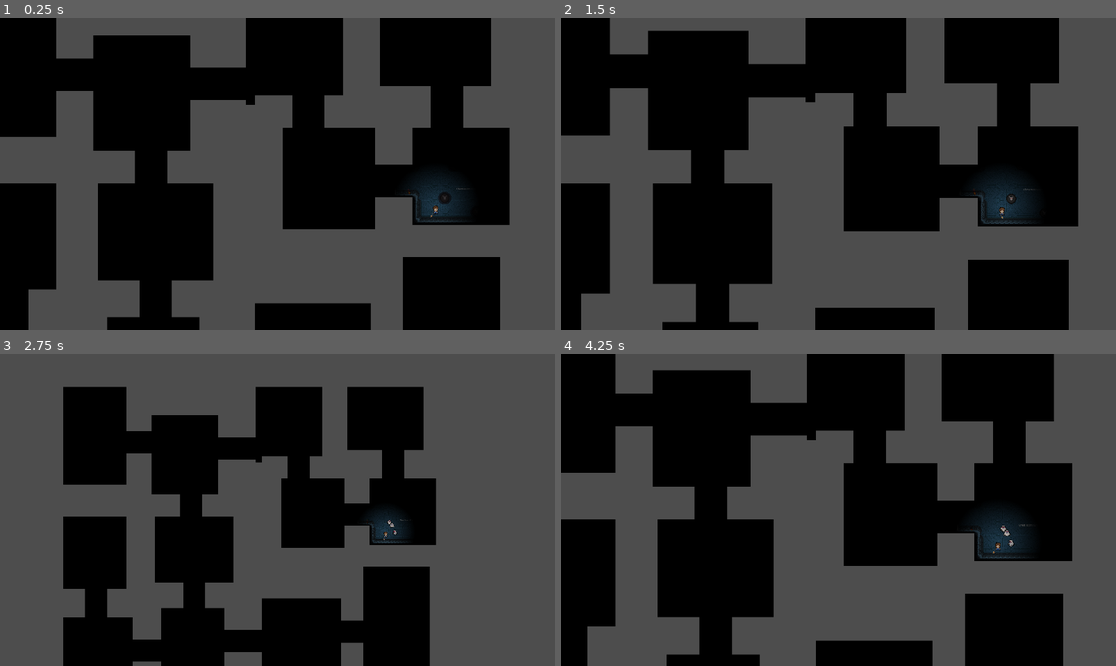
Above: before the commit, frames 1-4 (two rows, left to right).
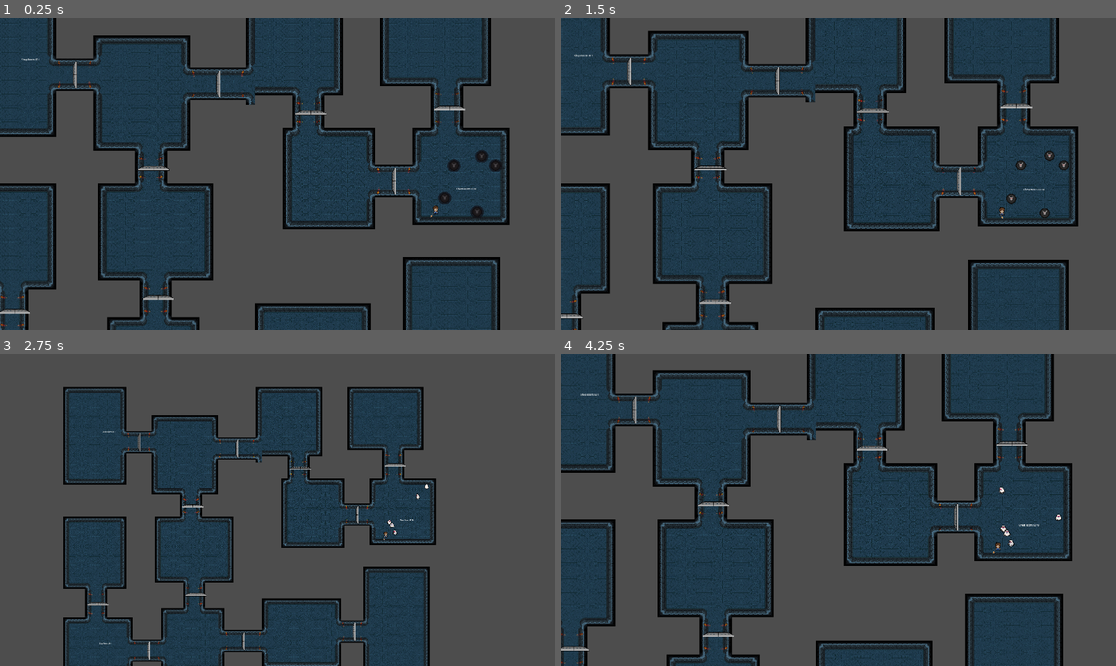
Above: after the commit, the same moments.

Repository: IssGhost/NightSpawn
Game: Godot game, scene res://tile_map.tscn
Same seed, same stepped clock (60 frames per second), same inputs: the game is played once before the commit and once after it.
Inputs:
- Up to frame 1 (0.25 s): no input
- Up to frame 2 (1.5 s): tap Enter at 0.5 s; hold Right (ui_right) 0.53-1.28 s; hold X (attack) 0.53-1.28 s; hold Down (ui_down) from 1.28 s (still down); tap 9 at 1.35 s
- Up to frame 3 (2.75 s): release Down (ui_down) at 2.03 s; hold Right (ui_right) from 2.03 s (still down); hold 0 from 2.03 s (still down)
- Up to frame 4 (4.25 s): release Right (ui_right) at 2.78 s; release 0 at 2.78 s; hold Up (ui_up) 2.78-3.53 s; tap X (attack) at 2.85 s; hold Left (ui_left) from 3.53 s (still down); hold 9 from 3.53 s (still down)

The runs differ from the first frame. In frame 1, 47% of the frame differs, in the area x 0-92%, y 0-100%; in frame 2, 47%; in frame 3, 34%; in frame 4, 47%.

Commit message:
door animation solution

Diff:
--- a/softwareproject/fire_ball.tscn
+++ b/softwareproject/fire_ball.tscn
@@ -161,124 +161,33 @@
 "values": [36, 37, 38, 39]
 }
 
-[sub_resource type="Animation" id="Animation_n6g2e"]
-resource_name = "walk_down"
-length = 0.6
-loop_mode = 1
-step = 0.15
-tracks/0/type = "value"
-tracks/0/imported = false
-tracks/0/enabled = true
-tracks/0/path = NodePath("Pivot/Sprite2D:frame")
-tracks/0/interp = 1
-tracks/0/loop_wrap = true
-tracks/0/keys = {
-"times": PackedFloat32Array(0, 0.15, 0.3, 0.45),
-"transitions": PackedFloat32Array(1, 1, 1, 1),
-"update": 1,
-"values": [8, 9, 10, 11]
-}
-tracks/1/type = "value"
-tracks/1/imported = false
-tracks/1/enabled = true
-tracks/1/path = NodePath("PointLight2D:texture_scale")
-tracks/1/interp = 1
-tracks/1/loop_wrap = true
-tracks/1/keys = {
-"times": PackedFloat32Array(0, 0.142857, 0.285714, 0.428571),
-"transitions": PackedFloat32Array(1, 1, 1, 1),
-"update": 0,
-"values": [0.25, 0.3, 0.25, 0.2]
-}
-
-[sub_resource type="Animation" id="Animation_x0qug"]
-resource_name = "walk_left"
-length = 0.6
-loop_mode = 1
-step = 0.15
-tracks/0/type = "value"
-tracks/0/imported = false
-tracks/0/enabled = true
-tracks/0/path = NodePath("Pivot/Sprite2D:frame")
-tracks/0/interp = 1
-tracks/0/loop_wrap = true
-tracks/0/keys = {
-"times": PackedFloat32Array(0, 0.15, 0.3, 0.45),
-"transitions": PackedFloat32Array(1, 1, 1, 1),
-"update": 1,
-"values": [4, 5, 6, 7]
-}
-tracks/1/type = "value"
-tracks/1/imported = false
-tracks/1/enabled = true
-tracks/1/path = NodePath("PointLight2D:texture_scale")
-tracks/1/interp = 1
-tracks/1/loop_wrap = true
-tracks/1/keys = {
-"times": PackedFloat32Array(0, 0.142857, 0.285714, 0.428571),
-"transitions": PackedFloat32Array(1, 1, 1, 1),
-"update": 0,
-"values": [0.25, 0.3, 0.25, 0.2]
-}
-
-[sub_resource type="Animation" id="Animation_x6k4l"]
-resource_name = "walk_right"
-length = 0.6
-loop_mode = 1
-step = 0.15
-tracks/0/type = "value"
-tracks/0/imported = false
-tracks/0/enabled = true
-tracks/0/path = NodePath("Pivot/Sprite2D:frame")
-tracks/0/interp = 1
-tracks/0/loop_wrap = true
-tracks/0/keys = {
-"times": PackedFloat32Array(0, 0.142857, 0.285714, 0.428571),
-"transitions": PackedFloat32Array(1, 1, 1, 1),
-"update": 1,
-"values": [0, 1, 2, 3]
-}
-tracks/1/type = "value"
-tracks/1/imported = false
-tracks/1/enabled = true
-tracks/1/path = NodePath("PointLight2D:texture_scale")
-tracks/1/interp = 1
-tracks/1/loop_wrap = true
-tracks/1/keys = {
-"times": PackedFloat32Array(0, 0.142857, 0.285714, 0.428571),
-"transitions": PackedFloat32Array(1, 1, 1, 1),
-"update": 0,
-"values": [0.25, 0.3, 0.25, 0.2]
-}
-
-[sub_resource type="Animation" id="Animation_loy4r"]
-resource_name = "walk_up"
-length = 0.6
-loop_mode = 1
-step = 0.03
-tracks/0/type = "value"
-tracks/0/imported = false
-tracks/0/enabled = true
-tracks/0/path = NodePath("Pivot/Sprite2D:frame")
-tracks/0/interp = 1
-tracks/0/loop_wrap = true
-tracks/0/keys = {
-"times": PackedFloat32Array(0, 0.15, 0.3, 0.428571),
-"transitions": PackedFloat32Array(1, 1, 1, 1),
-"update": 1,
-"values": [12, 13, 14, 15]
-}
-tracks/1/type = "value"
-tracks/1/imported = false
-tracks/1/enabled = true
-tracks/1/path = NodePath("PointLight2D:texture_scale")
-tracks/1/interp = 1
-tracks/1/loop_wrap = true
-tracks/1/keys = {
-"times": PackedFloat32Array(0, 0.0001, 0.0002, 0.0003, 0.0004, 0.142857, 0.142957, 0.285714, 0.428571),
-"transitions": PackedFloat32Array(1, 1, 1, 1, 1, 1, 1, 1, 1),
-"update": 0,
-"values": [0.25, 0.25, 0.25, 0.25, 0.25, 0.3, 0.234247, 0.25, 0.2]
+[sub_resource type="Animation" id="Animation_2x1qr"]
+resource_name = "hurt_down"
+length = 0.45
+step = 0.15
+tracks/0/type = "value"
+tracks/0/imported = false
+tracks/0/enabled = true
+tracks/0/path = NodePath("Pivot/Sprite2D:frame")
+tracks/0/interp = 1
+tracks/0/loop_wrap = true
+tracks/0/keys = {
+"times": PackedFloat32Array(0, 0.142857, 0.285714),
+"transitions": PackedFloat32Array(1, 1, 1),
+"update": 1,
+"values": [29, 28, 29]
+}
+tracks/1/type = "value"
+tracks/1/imported = false
+tracks/1/enabled = true
+tracks/1/path = NodePath("Pivot/Sprite2D:modulate")
+tracks/1/interp = 1
+tracks/1/loop_wrap = true
+tracks/1/keys = {
+"times": PackedFloat32Array(0, 0.142857, 0.285714),
+"transitions": PackedFloat32Array(1, 1, 1),
+"update": 0,
+"values": [Color(1, 1, 1, 1), Color(1, 0, 0, 1), Color(1, 1, 1, 1)]
 }
 
 [sub_resource type="Animation" id="Animation_jv0n0"]
@@ -368,33 +277,124 @@
 "values": [Color(1, 1, 1, 1), Color(1, 0, 0, 1), Color(1, 1, 1, 1)]
 }
 
-[sub_resource type="Animation" id="Animation_2x1qr"]
-resource_name = "hurt_down"
-length = 0.45
-step = 0.15
-tracks/0/type = "value"
-tracks/0/imported = false
-tracks/0/enabled = true
-tracks/0/path = NodePath("Pivot/Sprite2D:frame")
-tracks/0/interp = 1
-tracks/0/loop_wrap = true
-tracks/0/keys = {
-"times": PackedFloat32Array(0, 0.142857, 0.285714),
-"transitions": PackedFloat32Array(1, 1, 1),
-"update": 1,
-"values": [29, 28, 29]
-}
-tracks/1/type = "value"
-tracks/1/imported = false
-tracks/1/enabled = true
-tracks/1/path = NodePath("Pivot/Sprite2D:modulate")
-tracks/1/interp = 1
-tracks/1/loop_wrap = true
-tracks/1/keys = {
-"times": PackedFloat32Array(0, 0.142857, 0.285714),
-"transitions": PackedFloat32Array(1, 1, 1),
-"update": 0,
-"values": [Color(1, 1, 1, 1), Color(1, 0, 0, 1), Color(1, 1, 1, 1)]
+[sub_resource type="Animation" id="Animation_n6g2e"]
+resource_name = "walk_down"
+length = 0.6
+loop_mode = 1
+step = 0.15
+tracks/0/type = "value"
+tracks/0/imported = false
+tracks/0/enabled = true
+tracks/0/path = NodePath("Pivot/Sprite2D:frame")
+tracks/0/interp = 1
+tracks/0/loop_wrap = true
+tracks/0/keys = {
+"times": PackedFloat32Array(0, 0.15, 0.3, 0.45),
+"transitions": PackedFloat32Array(1, 1, 1, 1),
+"update": 1,
+"values": [8, 9, 10, 11]
+}
+tracks/1/type = "value"
+tracks/1/imported = false
+tracks/1/enabled = true
+tracks/1/path = NodePath("PointLight2D:texture_scale")
+tracks/1/interp = 1
+tracks/1/loop_wrap = true
+tracks/1/keys = {
+"times": PackedFloat32Array(0, 0.142857, 0.285714, 0.428571),
+"transitions": PackedFloat32Array(1, 1, 1, 1),
+"update": 0,
+"values": [0.25, 0.3, 0.25, 0.2]
+}
+
+[sub_resource type="Animation" id="Animation_x0qug"]
+resource_name = "walk_left"
+length = 0.6
+loop_mode = 1
+step = 0.15
+tracks/0/type = "value"
+tracks/0/imported = false
+tracks/0/enabled = true
+tracks/0/path = NodePath("Pivot/Sprite2D:frame")
+tracks/0/interp = 1
+tracks/0/loop_wrap = true
+tracks/0/keys = {
+"times": PackedFloat32Array(0, 0.15, 0.3, 0.45),
+"transitions": PackedFloat32Array(1, 1, 1, 1),
+"update": 1,
+"values": [4, 5, 6, 7]
+}
+tracks/1/type = "value"
+tracks/1/imported = false
+tracks/1/enabled = true
+tracks/1/path = NodePath("PointLight2D:texture_scale")
+tracks/1/interp = 1
+tracks/1/loop_wrap = true
+tracks/1/keys = {
+"times": PackedFloat32Array(0, 0.142857, 0.285714, 0.428571),
+"transitions": PackedFloat32Array(1, 1, 1, 1),
+"update": 0,
+"values": [0.25, 0.3, 0.25, 0.2]
+}
+
+[sub_resource type="Animation" id="Animation_x6k4l"]
+resource_name = "walk_right"
+length = 0.6
+loop_mode = 1
+step = 0.15
+tracks/0/type = "value"
+tracks/0/imported = false
+tracks/0/enabled = true
+tracks/0/path = NodePath("Pivot/Sprite2D:frame")
+tracks/0/interp = 1
+tracks/0/loop_wrap = true
+tracks/0/keys = {
+"times": PackedFloat32Array(0, 0.142857, 0.285714, 0.428571),
+"transitions": PackedFloat32Array(1, 1, 1, 1),
+"update": 1,
+"values": [0, 1, 2, 3]
+}
+tracks/1/type = "value"
+tracks/1/imported = false
+tracks/1/enabled = true
+tracks/1/path = NodePath("PointLight2D:texture_scale")
+tracks/1/interp = 1
+tracks/1/loop_wrap = true
+tracks/1/keys = {
+"times": PackedFloat32Array(0, 0.142857, 0.285714, 0.428571),
+"transitions": PackedFloat32Array(1, 1, 1, 1),
+"update": 0,
+"values": [0.25, 0.3, 0.25, 0.2]
+}
+
+[sub_resource type="Animation" id="Animation_loy4r"]
+resource_name = "walk_up"
+length = 0.6
+loop_mode = 1
+step = 0.03
+tracks/0/type = "value"
+tracks/0/imported = false
+tracks/0/enabled = true
+tracks/0/path = NodePath("Pivot/Sprite2D:frame")
+tracks/0/interp = 1
+tracks/0/loop_wrap = true
+tracks/0/keys = {
+"times": PackedFloat32Array(0, 0.15, 0.3, 0.428571),
+"transitions": PackedFloat32Array(1, 1, 1, 1),
+"update": 1,
+"values": [12, 13, 14, 15]
+}
+tracks/1/type = "value"
+tracks/1/imported = false
+tracks/1/enabled = true
+tracks/1/path = NodePath("PointLight2D:texture_scale")
+tracks/1/interp = 1
+tracks/1/loop_wrap = true
+tracks/1/keys = {
+"times": PackedFloat32Array(0, 0.0001, 0.0002, 0.0003, 0.0004, 0.142857, 0.142957, 0.285714, 0.428571),
+"transitions": PackedFloat32Array(1, 1, 1, 1, 1, 1, 1, 1, 1),
+"update": 0,
+"values": [0.25, 0.25, 0.25, 0.25, 0.25, 0.3, 0.234247, 0.25, 0.2]
 }
 
 [sub_resource type="AnimationLibrary" id="AnimationLibrary_lywi1"]
--- a/softwareproject/right_door.gd
+++ b/softwareproject/right_door.gd
@@ -1,6 +1,6 @@
 extends Node2D  # The Node2D handles door logic, Area2D handles detection
 
-@onready var animated_sprite = $Area2D/RightDoorAnimation  # Door's AnimatedSprite2D
+@onready var animated_sprite = $Area2D/AnimationPlayer  # Door's AnimatedSprite2D
 @onready var blocking_body = $StaticBody2D  # The StaticBody2D for blocking the player's movement
 @onready var sound_effect = $Area2D/AudioStreamPlayer2D
 var animation_played = false
--- a/softwareproject/right_door.tscn
+++ b/softwareproject/right_door.tscn
@@ -57,6 +57,170 @@
 "speed": 5.0
 }]
 
+[sub_resource type="Animation" id="Animation_4qtfp"]
+resource_name = "Right"
+length = 0.5
+step = 0.1
+tracks/0/type = "value"
+tracks/0/imported = false
+tracks/0/enabled = true
+tracks/0/path = NodePath("Sprite2D:frame")
+tracks/0/interp = 1
+tracks/0/loop_wrap = true
+tracks/0/keys = {
+"times": PackedFloat32Array(0, 0.1, 0.2, 0.3, 0.4),
+"transitions": PackedFloat32Array(1, 1, 1, 1, 1),
+"update": 1,
+"values": [0, 1, 2, 3, 4]
+}
+tracks/1/type = "value"
+tracks/1/imported = false
+tracks/1/enabled = true
+tracks/1/path = NodePath("AudioStreamPlayer2D:stream")
+tracks/1/interp = 1
+tracks/1/loop_wrap = true
+tracks/1/keys = {
+"times": PackedFloat32Array(0),
+"transitions": PackedFloat32Array(1),
+"update": 1,
+"values": [ExtResource("3_nm4hl")]
+}
+tracks/2/type = "value"
+tracks/2/imported = false
+tracks/2/enabled = true
+tracks/2/path = NodePath("Sprite2D/left:position")
+tracks/2/interp = 1
+tracks/2/loop_wrap = true
+tracks/2/keys = {
+"times": PackedFloat32Array(0, 0.1, 0.2, 0.3, 0.4),
+"transitions": PackedFloat32Array(1, 1, 1, 1, 1),
+"update": 0,
+"values": [Vector2(-38.5, -12), Vector2(-43.5, -12), Vector2(-45.5, -12), Vector2(-50.5, -12), Vector2(-55.5, -12)]
+}
+tracks/3/type = "value"
+tracks/3/imported = false
+tracks/3/enabled = true
+tracks/3/path = NodePath("Sprite2D/left:scale")
+tracks/3/interp = 1
+tracks/3/loop_wrap = true
+tracks/3/keys = {
+"times": PackedFloat32Array(0, 0.1, 0.2, 0.3, 0.4),
+"transitions": PackedFloat32Array(1, 1, 1, 1, 1),
+"update": 0,
+"values": [Vector2(1, 1), Vector2(0.875, 1), Vector2(0.8, 1), Vector2(0.65, 1), Vector2(0.5, 1)]
+}
+tracks/4/type = "value"
+tracks/4/imported = false
+tracks/4/enabled = true
+tracks/4/path = NodePath("Sprite2D/right:position")
+tracks/4/interp = 1
+tracks/4/loop_wrap = true
+tracks/4/keys = {
+"times": PackedFloat32Array(0, 0.1, 0.2, 0.3, 0.4),
+"transitions": PackedFloat32Array(1, 1, 1, 1, 1),
+"update": 0,
+"values": [Vector2(38.75, -12), Vector2(43.5, -12), Vector2(45.5, -12), Vector2(50.5, -12), Vector2(55.5, -12)]
+}
+tracks/5/type = "value"
+tracks/5/imported = false
+tracks/5/enabled = true
+tracks/5/path = NodePath("Sprite2D/right:scale")
+tracks/5/interp = 1
+tracks/5/loop_wrap = true
+tracks/5/keys = {
+"times": PackedFloat32Array(0, 0.1, 0.2, 0.3, 0.4),
+"transitions": PackedFloat32Array(1, 1, 1, 1, 1),
+"update": 0,
+"values": [Vector2(1, 1), Vector2(0.875, 1), Vector2(0.8, 1), Vector2(0.65, 1), Vector2(0.5, 1)]
+}
+
+[sub_resource type="Animation" id="Animation_ac2dd"]
+length = 0.001
+tracks/0/type = "value"
+tracks/0/imported = false
+tracks/0/enabled = true
+tracks/0/path = NodePath("Sprite2D:frame")
+tracks/0/interp = 1
+tracks/0/loop_wrap = true
+tracks/0/keys = {
+"times": PackedFloat32Array(0),
+"transitions": PackedFloat32Array(1),
+"update": 1,
+"values": [0]
+}
+tracks/1/type = "value"
+tracks/1/imported = false
+tracks/1/enabled = true
+tracks/1/path = NodePath("AudioStreamPlayer2D:stream")
+tracks/1/interp = 1
+tracks/1/loop_wrap = true
+tracks/1/keys = {
+"times": PackedFloat32Array(0),
+"transitions": PackedFloat32Array(1),
+"update": 1,
+"values": [ExtResource("3_nm4hl")]
+}
+tracks/2/type = "value"
+tracks/2/imported = false
+tracks/2/enabled = true
+tracks/2/path = NodePath("Sprite2D/left:position")
+tracks/2/interp = 1
+tracks/2/loop_wrap = true
+tracks/2/keys = {
+"times": PackedFloat32Array(0),
+"transitions": PackedFloat32Array(1),
+"update": 0,
+"values": [Vector2(-38.5, -12)]
+}
+tracks/3/type = "value"
+tracks/3/imported = false
+tracks/3/enabled = true
+tracks/3/path = NodePath("Sprite2D/left:scale")
+tracks/3/interp = 1
+tracks/3/loop_wrap = true
+tracks/3/keys = {
+"times": PackedFloat32Array(0),
+"transitions": PackedFloat32Array(1),
+"update": 0,
+"values": [Vector2(1, 1)]
+}
+tracks/4/type = "value"
+tracks/4/imported = false
+tracks/4/enabled = true
+tracks/4/path = NodePath("Sprite2D/right:position")
+tracks/4/interp = 1
+tracks/4/loop_wrap = true
+tracks/4/keys = {
+"times": PackedFloat32Array(0),
+"transitions": PackedFloat32Array(1),
+"update": 0,
+"values": [Vector2(38.75, -12)]
+}
+tracks/5/type = "value"
+tracks/5/imported = false
+tracks/5/enabled = true
+tracks/5/path = NodePath("Sprite2D/right:scale")
+tracks/5/interp = 1
+tracks/5/loop_wrap = true
+tracks/5/keys = {
+"times": PackedFloat32Array(0),
+"transitions": PackedFloat32Array(1),
+"update": 0,
+"values": [Vector2(1, 1)]
+}
+
+[sub_resource type="AnimationLibrary" id="AnimationLibrary_lsrob"]
+_data = {
+"RESET": SubResource("Animation_ac2dd"),
+"Right": SubResource("Animation_4qtfp")
+}
+
+[sub_resource type="RectangleShape2D" id="RectangleShape2D_ynkri"]
+size = Vector2(77, 24)
+
+[sub_resource type="RectangleShape2D" id="RectangleShape2D_rip1k"]
+size = Vector2(77.5, 24)
+
 [sub_resource type="PhysicsMaterial" id="PhysicsMaterial_npqy1"]
 
 [sub_resource type="RectangleShape2D" id="RectangleShape2D_dom0h"]
@@ -68,11 +232,13 @@
 [node name="Area2D" type="Area2D" parent="."]
 
 [node name="CollisionShape2D" type="CollisionShape2D" parent="Area2D"]
+visible = false
 position = Vector2(94, 14.5)
 scale = Vector2(1.25, 1.25)
 shape = SubResource("RectangleShape2D_kltdr")
 
 [node name="RightDoorAnimation" type="AnimatedSprite2D" parent="Area2D"]
+visible = false
 position = Vector2(92, 23)
 scale = Vector2(1.2, 1.2)
 sprite_frames = SubResource("SpriteFrames_8js2u")
@@ -81,6 +247,25 @@
 [node name="AudioStreamPlayer2D" type="AudioStreamPlayer2D" parent="Area2D"]
 stream = ExtResource("3_nm4hl")
 
+[node name="AnimationPlayer" type="AnimationPlayer" parent="Area2D"]
+libraries = {
+"": SubResource("AnimationLibrary_lsrob")
+}
+
+[node name="Sprite2D" type="Sprite2D" parent="Area2D"]
+position = Vector2(106, 0)
+scale = Vector2(1.4, 1.4)
+texture = ExtResource("2_ixwvg")
+hframes = 6
+
+[node name="left" type="CollisionShape2D" parent="Area2D/Sprite2D"]
+position = Vector2(-38.5, -12)
+shape = SubResource("RectangleShape2D_ynkri")
+
+[node name="right" type="CollisionShape2D" parent="Area2D/Sprite2D"]
+position = Vector2(38.75, -12)
+shape = SubResource("RectangleShape2D_rip1k")
+
 [node name="StaticBody2D" type="StaticBody2D" parent="."]
 collision_layer = 2
 physics_material_override = SubResource("PhysicsMaterial_npqy1")
@@ -88,6 +273,8 @@
 [node name="CollisionShape2D" type="CollisionShape2D" parent="StaticBody2D"]
 position = Vector2(91, 13.5)
 shape = SubResource("RectangleShape2D_dom0h")
+disabled = true
 
 [connection signal="body_entered" from="Area2D" to="." method="_on_Area2D_body_entered"]
 [connection signal="animation_finished" from="Area2D/RightDoorAnimation" to="." method="_on_animation_finished"]
+[connection signal="animation_finished" from="Area2D/AnimationPlayer" to="." method="_on_animation_finished"]
--- a/softwareproject/tile_map.tscn
+++ b/softwareproject/tile_map.tscn
@@ -44,6 +44,7 @@
 disabled = false
 
 [node name="PointLight2D" type="PointLight2D" parent="TileMap/player/AnimatedSprite2D" index="0"]
+visible = false
 position = Vector2(26.6665, -133.333)
 scale = Vector2(6.66667, 6.66667)
 texture = ExtResource("4_wrs6k")
@@ -66,6 +67,7 @@
 color = Color(0, 0, 0, 1)
 
 [node name="CanvasModulate" type="CanvasModulate" parent="."]
+visible = false
 color = Color(0, 0, 0, 1)
 
 [editable path="TileMap/player"]
Not shown: 1 places in softwareproject/right_door.tscn that only renumber resources
